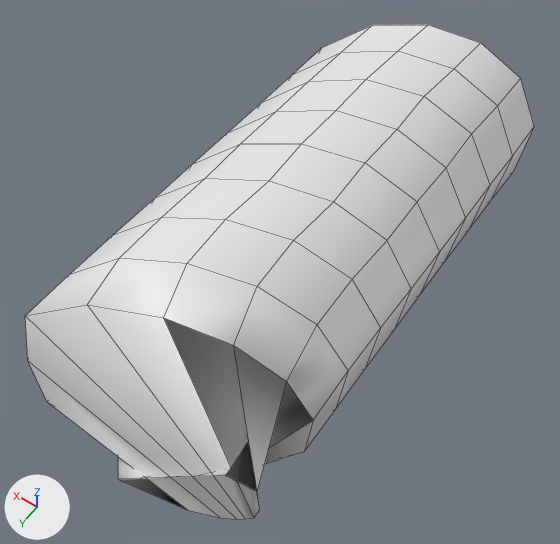
One commit to the OBJ model docs/meshes/body_auto.obj: the scene before it, then after it.
Rendered twice from a 50 mm camera at (-0.598, 1.241, 1.285) aimed at (0.006, 0.396, -0.043). Every picture has the same lights, and +X, +Y and +Z are marked at lower left. The older version comes first. Mesh edges are drawn as thin lines. Where no turn or scale is listed for an object, it has been applied to the vertices.

The older version as bpy lines, for what is in view:
```python
me_body_auto = bpy.data.meshes.new('body_auto')
me_body_auto.from_pydata(...)  # 120 vertices, 108 faces; spans x -0.272..0.272, y -0.253..0.9, z -0.28..0.28
ob_body_auto = bpy.data.objects.new('body_auto', me_body_auto)
ob_body_auto.location = (0.0, 0.0, 0.0)
```
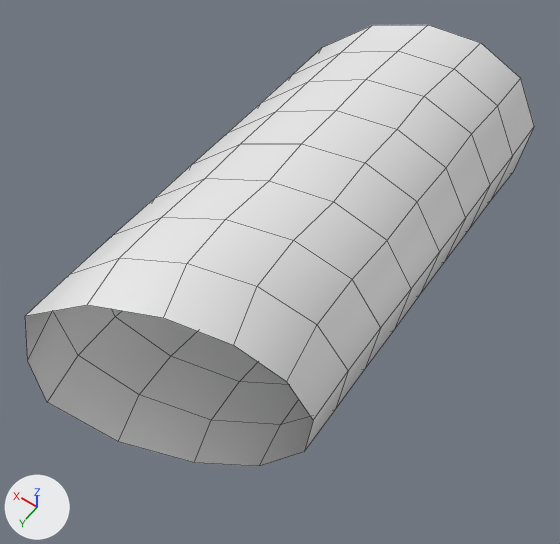
What differs and where, as boxes [x1, y1, x2, y2] in the pictures (560 x 544 px):
```json
{"object": "body_auto", "change": "reshaped", "before": [25, 25, 534, 519], "after": [25, 25, 534, 466], "on screen": "11% shorter"}
{"part": 1, "of": "me_body_auto", "change": "deleted", "before": [25, 305, 313, 519]}
```

Edits to the scene script, one JSON object a line:
```json
{"block": "me_body_auto", "where": "# used by ob_body_auto; location = (0.0, 0.0, 0.0)"}
{"op": "remove", "block": "me_body_auto", "code": "me_body_auto.from_pydata(...)  # 120 vertices, 108 faces; spans x -0.272..0.272, y -0.253..0.9, z -0.28..0.28"}
{"op": "add", "block": "me_body_auto", "code": "me_body_auto.from_pydata(...)  # 108 vertices, 96 faces; spans x -0.272..0.272, y -0.253..0.89, z -0.28..0.28"}
{"block": "me_body_auto", "change": "me_body_auto part 1"}
{"block": "me_body_auto", "change": "12 vertices are removed from x -0.272..0.062, y 0.844..0.9, z -0.265..0.056"}
{"block": "me_body_auto", "change": "12 faces are deleted"}
```
